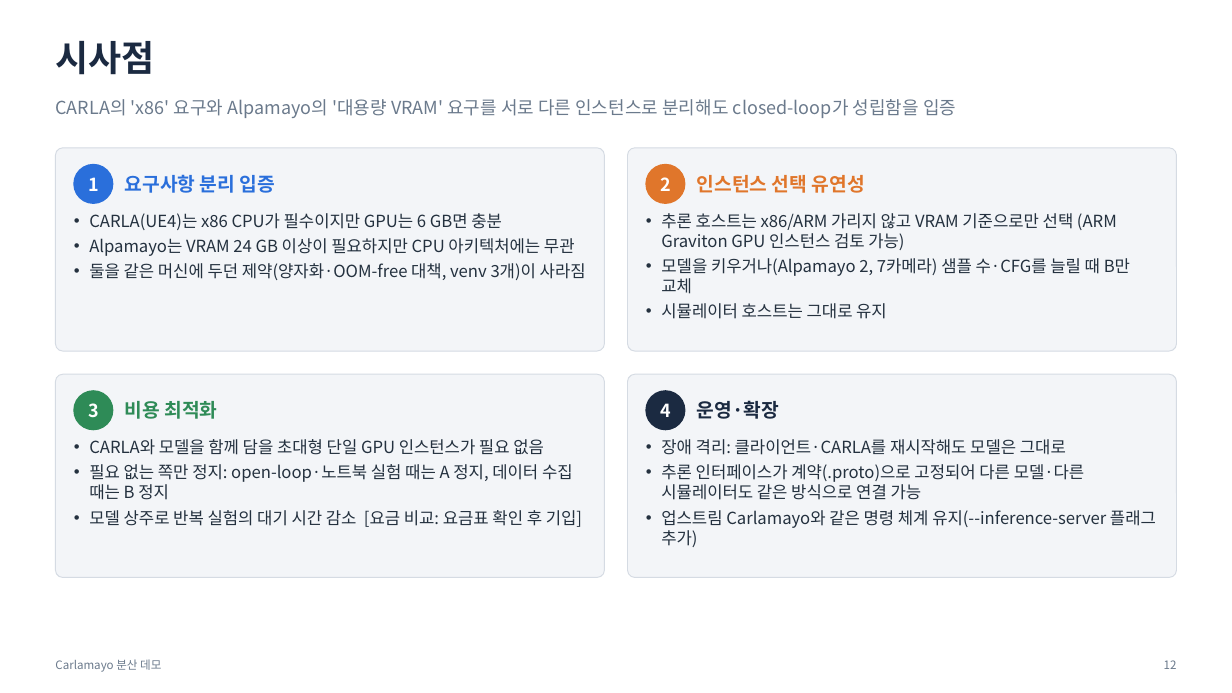
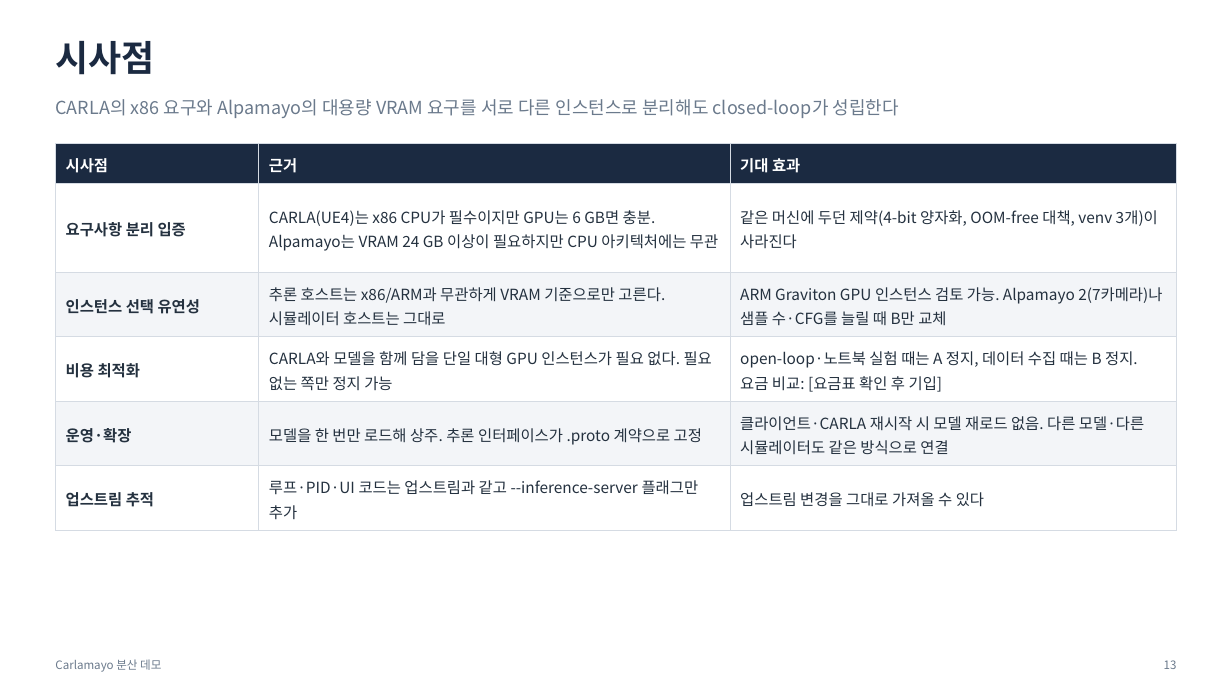
Before and after one commit to JwonMoon/carlamayo-my-distributed, a slide deck: slide 13 of docs/distributed/demo-overview.pptx (slide 12 before the commit). Drawn at 1232x693 pixels with LibreOffice and Linux fonts; fonts in the diff are those of the drawing. Boxes give left, top, right and bottom in pixels: in the first picture for what was removed or moved away, otherwise in the second. Text is boxed around its words. In the diff, an @@ line names an element or a change of style, - is before the commit and + after.

```diff
--- a/docs/distributed/demo-overview.pptx
+++ b/docs/distributed/demo-overview.pptx
@@ text at (55,99,899,118): text changed @@
-CARLA의 'x86' 요구와 Alpamayo의 '대용량 VRAM' 요구를 서로 다른 인스턴스로 분리해도 closed-loop가 성립함을 입증
+CARLA의 x86 요구와 Alpamayo의 대용량 VRAM 요구를 서로 다른 인스턴스로 분리해도 closed-loop가 성립한다
@@ rounded rectangle removed at (55,148,604,351) @@
@@ table added at (55,143,1177,524), 6 rows, 3 columns @@
+시사점 | 근거 | 기대 효과
+요구사항 분리 입증 | CARLA(UE4)는 x86 CPU가 필수이지만 GPU는 6 GB면 충분. Alpamayo는 VRAM 24 GB 이상이 필요하지만 CPU 아키텍처에는 무관 | 같은 머신에 두던 제약(4-bit 양자화, OOM-free 대책, venv 3개)이 사라진다
+인스턴스 선택 유연성 | 추론 호스트는 x86/ARM과 무관하게 VRAM 기준으로만 고른다. 시뮬레이터 호스트는 그대로 | ARM Graviton GPU 인스턴스 검토 가능. Alpamayo 2(7카메라)나 샘플 수·CFG를 늘릴 때 B만 교체
+비용 최적화 | CARLA와 모델을 함께 담을 단일 대형 GPU 인스턴스가 필요 없다. 필요 없는 쪽만 정지 가능 | open-loop·노트북 실험 때는 A 정지, 데이터 수집 때는 B 정지. 요금 비교: [요금표 확인 후 기입]
+운영·확장 | 모델을 한 번만 로드해 상주. 추론 인터페이스가 .proto 계약으로 고정 | 클라이언트·CARLA 재시작 시 모델 재로드 없음. 다른 모델·다른 시뮬레이터도 같은 방식으로 연결
+업스트림 추적 | 루프·PID·UI 코드는 업스트림과 같고 --inference-server 플래그만 추가 | 업스트림 변경을 그대로 가져올 수 있다
@@ rounded rectangle removed at (628,148,1177,351) @@
@@ ellipse removed at (74,165,113,203) @@
@@ text removed at (88,177,99,191) @@
-1
@@ text removed at (125,174,275,193) @@
-요구사항 분리 입증
@@ ellipse removed at (646,165,685,203) @@
@@ text removed at (660,177,671,191) @@
-2
@@ text removed at (697,175,865,193) @@
-인스턴스 선택 유연성
@@ text removed at (89,213,586,280) @@
-• CARLA(UE4)는 x86 CPU가 필수이지만 GPU는 6 GB면 충분
-• Alpamayo는 VRAM 24 GB 이상이 필요하지만 CPU 아키텍처에는 무관
-• 둘을 같은 머신에 두던 제약(양자화·OOM-free 대책, venv 3개)이 사라짐
@@ text removed at (661,213,1130,319) @@
-• 추론 호스트는 x86/ARM 가리지 않고 VRAM 기준으로만 선택 (ARM Graviton GPU 인스턴스 검토 가능)
-• 모델을 키우거나(Alpamayo 2, 7카메라) 샘플 수·CFG를 늘릴 때 B만 교체
-• 시뮬레이터 호스트는 그대로 유지
@@ rounded rectangle removed at (55,374,604,578) @@
@@ rounded rectangle removed at (628,374,1177,578) @@
@@ ellipse removed at (74,391,113,430) @@
@@ text removed at (88,403,99,418) @@
-3
@@ text removed at (125,401,217,419) @@
-비용 최적화
@@ ellipse removed at (646,391,685,430) @@
@@ text removed at (660,403,671,417) @@
-4
@@ text removed at (697,400,779,419) @@
-운영·확장
@@ text removed at (89,439,582,527) @@
-• CARLA와 모델을 함께 담을 초대형 단일 GPU 인스턴스가 필요 없음
-• 필요 없는 쪽만 정지: open-loop·노트북 실험 때는 A 정지, 데이터 수집 때는 B 정지
-• 모델 상주로 반복 실험의 대기 시간 감소 [요금 비교: 요금표 확인 후 기입]
@@ text removed at (661,439,1156,547) @@
-• 장애 격리: 클라이언트·CARLA를 재시작해도 모델은 그대로
-• 추론 인터페이스가 계약(.proto)으로 고정되어 다른 모델·다른 시뮬레이터도 같은 방식으로 연결 가능
-• 업스트림 Carlamayo와 같은 명령 체계 유지(--inference-server 플래그 추가)
```
Also in this commit, not shown: 15 other slides changed, 1 slide added, 7 other files.
